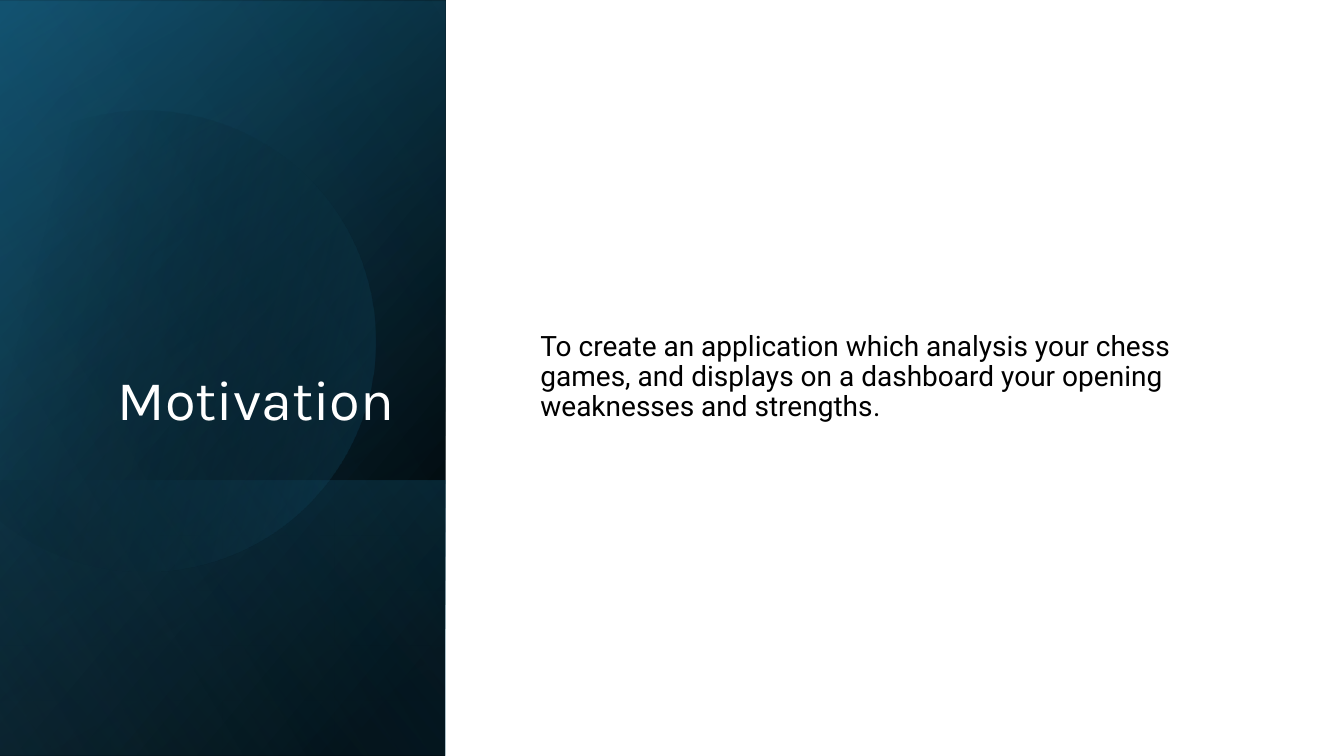
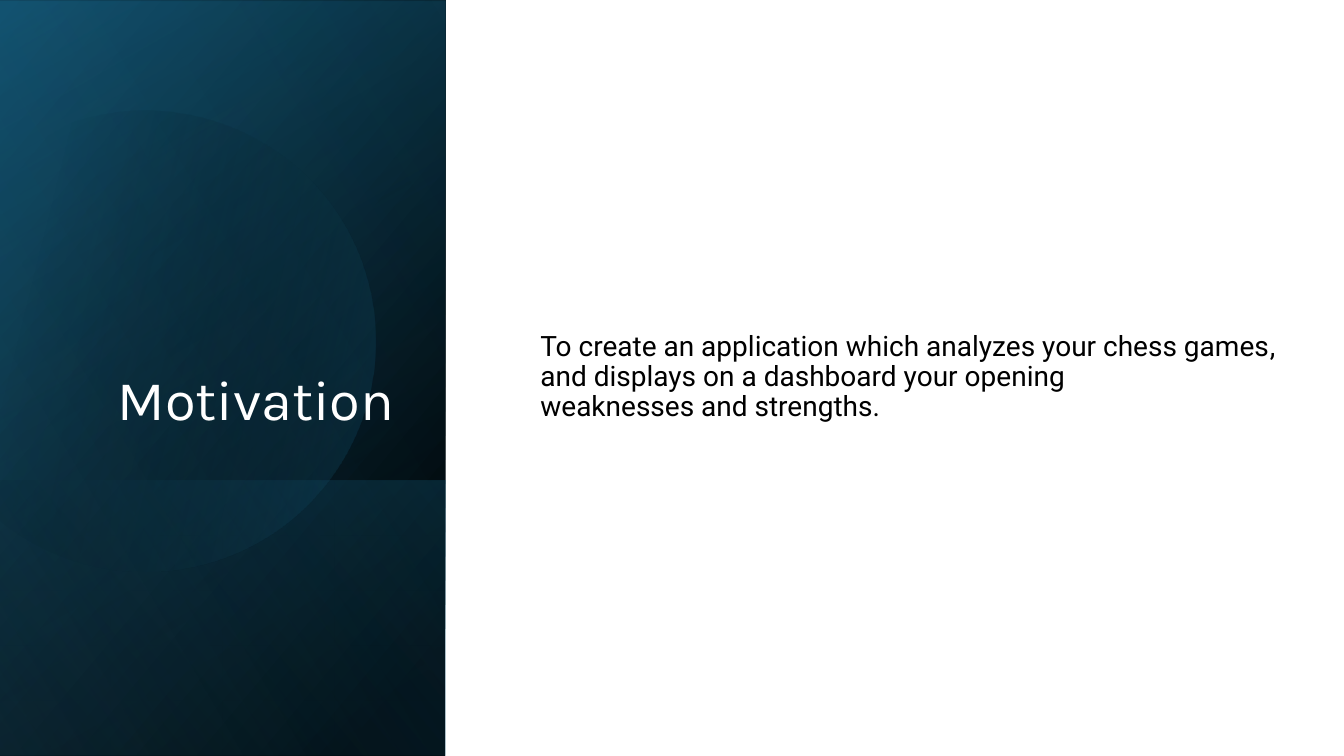
Before and after one commit to aobermuhlner/BigData_Chess_Project, a slide deck: slide 2 of documentation/Presentations/Chess Opening Analyzer.pptm. Drawn at 1344x756 pixels with LibreOffice and Linux fonts; fonts in the diff are those of the drawing. Boxes give left, top, right and bottom in pixels: in the first picture for what was removed or moved away, otherwise in the second. Text is boxed around its words. In the diff, an @@ line names an element or a change of style, - is before the commit and + after.

Commit message:
presentation

```diff
--- a/documentation/Presentations/Chess Opening Analyzer.pptm
+++ b/documentation/Presentations/Chess Opening Analyzer.pptm
@@ text at <box>540,335,1275,422</box>: text changed @@
-To create an application which analysis your chess games, and displays on a dashboard your opening weaknesses and strengths.
+To create an application which analyzes your chess games, and displays on a dashboard your opening weaknesses and strengths.
```
Also in this commit, not shown: 4 other slides changed, 1 slide added, 1 other file.
